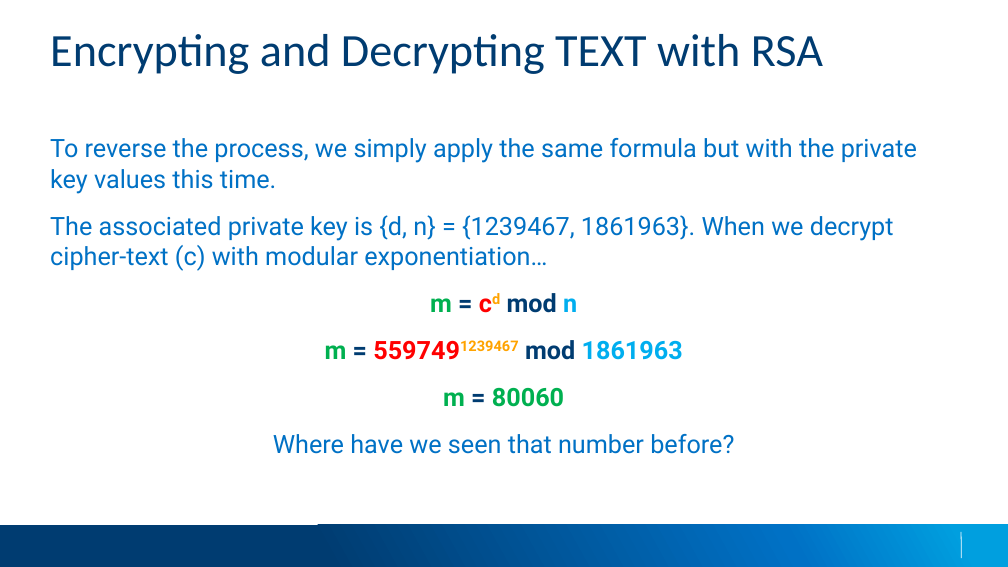
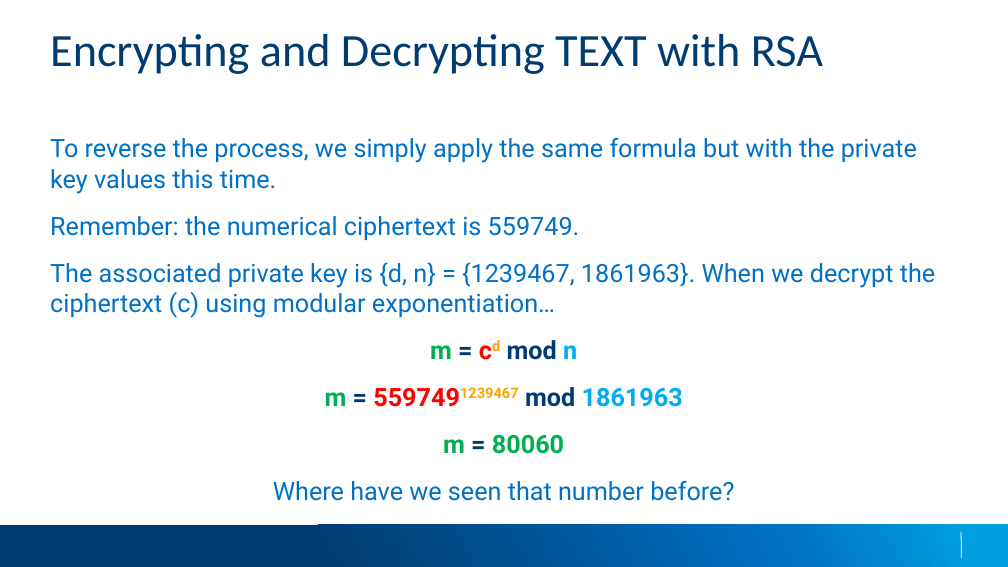
Before and after one commit to applesauce49/lincoln_high, a slide deck: slide 24 of presos/LincolnHighVisit-2023.pptx. Drawn at 1008x567 pixels with LibreOffice and Linux fonts; fonts in the diff are those of the drawing; background and template pictures are left out. Boxes give left, top, right and bottom in pixels: in the first picture for what was removed or moved away, otherwise in the second. Text is boxed around its words. In the diff, an @@ line names an element or a change of style, - is before the commit and + after.

```diff
--- a/presos/LincolnHighVisit-2023.pptx
+++ b/presos/LincolnHighVisit-2023.pptx
@@ text at [50,216,935,318]: text changed @@
-The associated private key is {d, n} = {1239467, 1861963}. When we decrypt cipher-text (c) with modular exponentiation…
+Remember: the numerical ciphertext is 559749.
+The associated private key is {d, n} = {1239467, 1861963}. When we decrypt the ciphertext (c) using modular exponentiation…
```
Also in this commit, not shown: 10 other slides changed.
